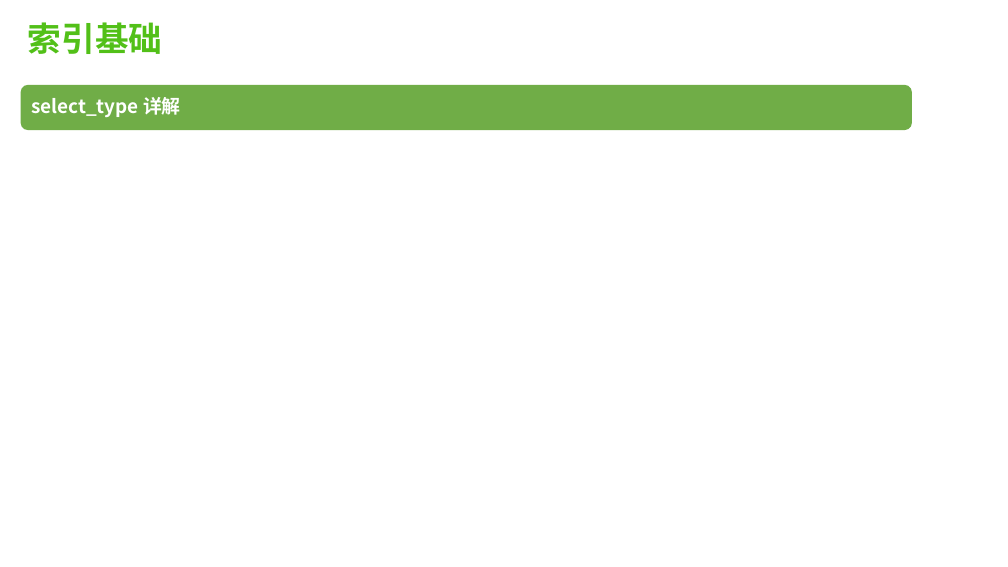
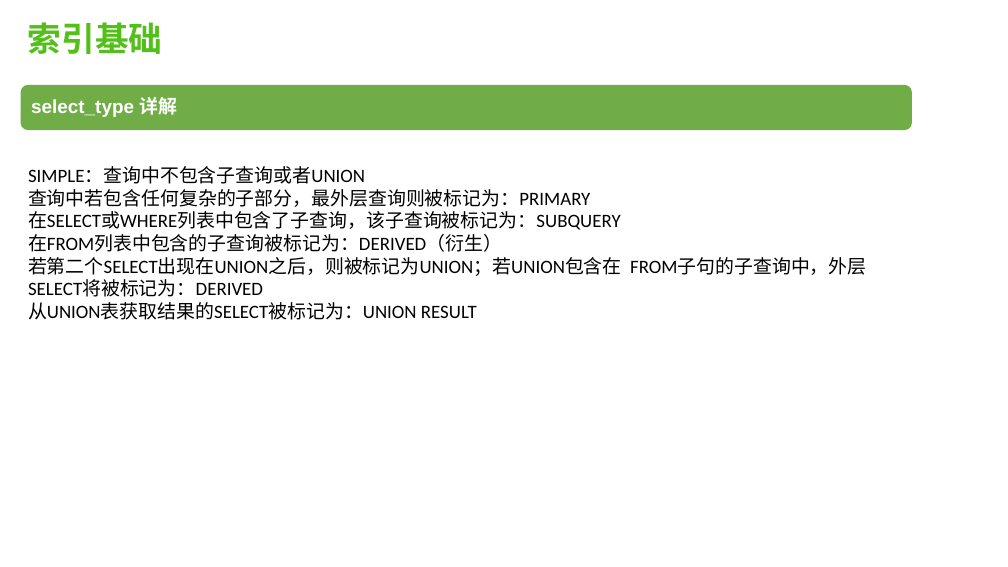
Before and after one commit to robertchengzy/kata, a slide deck: slide 21 of mysql-index.pptx. Drawn at 1008x567 pixels with LibreOffice and Linux fonts; fonts in the diff are those of the drawing. Boxes give left, top, right and bottom in pixels: in the first picture for what was removed or moved away, otherwise in the second. Text is boxed around its words. In the diff, an @@ line names an element or a change of style, - is before the commit and + after.

```diff
--- a/mysql-index.pptx
+++ b/mysql-index.pptx
@@ text "select_type 详解" at bbox=[31, 97, 177, 117]: font Noto Sans CJK SC to Arial @@
@@ text added at bbox=[28, 167, 866, 320], 18 pt, text #000000 @@
+SIMPLE：查询中不包含子查询或者UNION
+查询中若包含任何复杂的子部分，最外层查询则被标记为：PRIMARY
+在SELECT或WHERE列表中包含了子查询，该子查询被标记为：SUBQUERY
+在FROM列表中包含的子查询被标记为：DERIVED（衍生）
+若第二个SELECT出现在UNION之后，则被标记为UNION；若UNION包含在 FROM子句的子查询中，外层SELECT将被标记为：DERIVED
+从UNION表获取结果的SELECT被标记为：UNION RESULT
```
Also in this commit, not shown: 3 other slides changed, 2 slides added.
